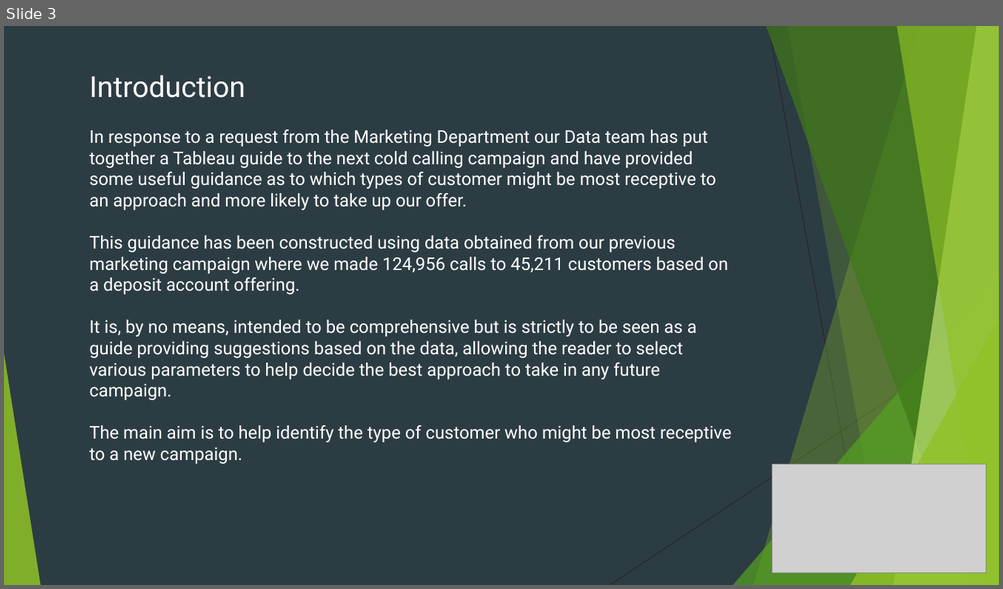
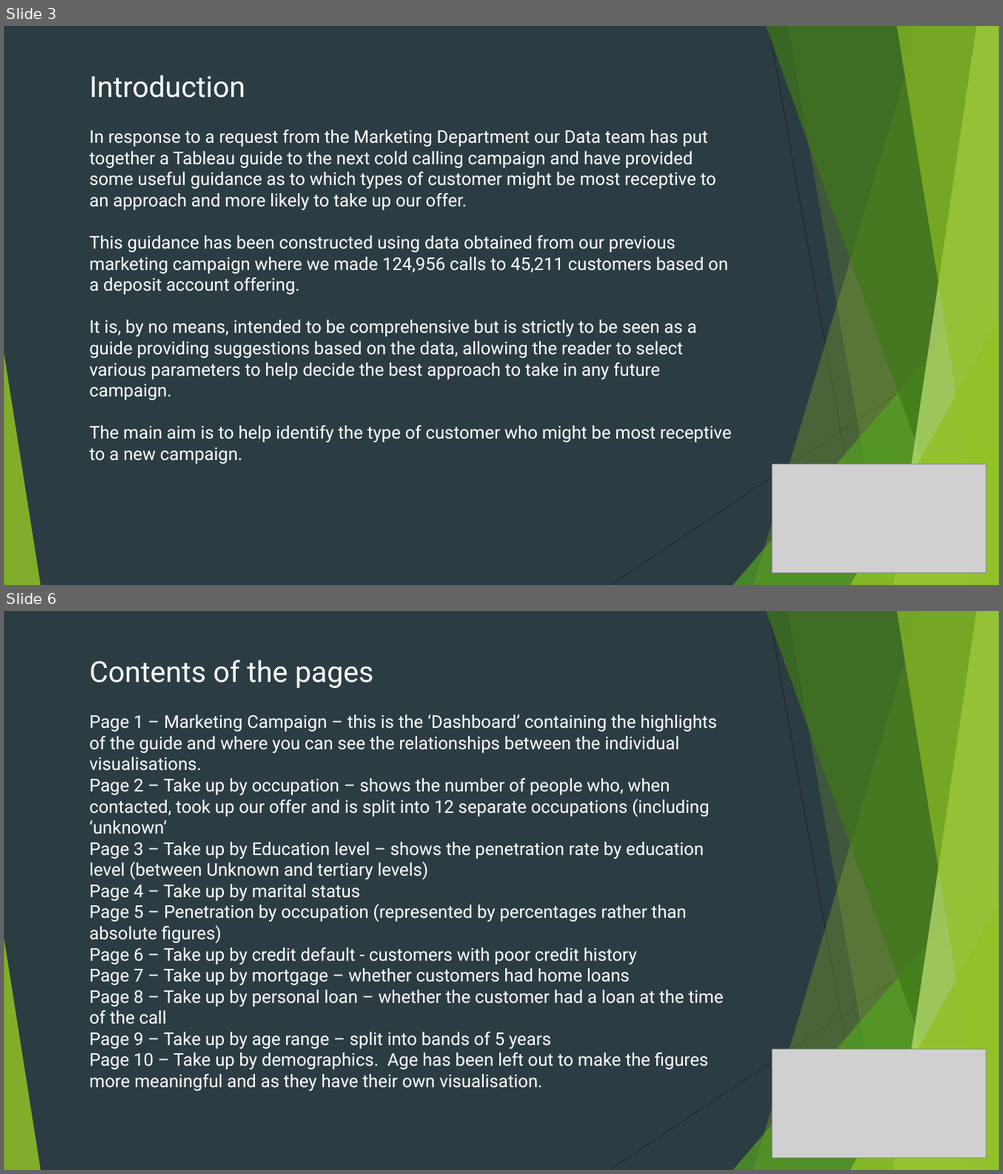
Before and after one commit to AndrewBoyne/my_qa_repo, a slide deck: Sprint 1/Marketing Campaign Guidance.pptx. Shown one above the other, each under a label of ours: slide 3 before the commit, slides 3 and 6 after it; the slides between them are not shown. The pictures are 1003x589 and 1003x1174 pixels, drawn with LibreOffice and Linux fonts; fonts in the diff are those of the drawing; grey boxes stand for pictures. Boxes give left, top, right and bottom in pixels: in the first picture for what was removed or moved away, otherwise in the second. Text is boxed around its words. In the diff, an @@ line names an element or a change of style, - is before the commit and + after.

```diff
--- a/Sprint 1/Marketing Campaign Guidance.pptx
+++ b/Sprint 1/Marketing Campaign Guidance.pptx
@@ slide 6 added at (4,611,999,1170), background #2C3C43; not listed: 10 template elements that a slide beside it also shows @@
@@ text added at (89,660,723,1091), 17 pt, text #FFFFFF @@
+Contents of the pages
+Page 1 – Marketing Campaign – this is the ‘Dashboard’ containing the highlights of the guide and where you can see the relationships between the individual visualisations.
+Page 2 – Take up by occupation – shows the number of people who, when contacted, took up our offer and is split into 12 separate occupations (including ‘unknown’
+Page 3 – Take up by Education level – shows the penetration rate by education level (between Unknown and tertiary levels)
+Page 4 – Take up by marital status
+Page 5 – Penetration by occupation (represented by percentages rather than absolute figures)
+Page 6 – Take up by credit default - customers with poor credit history
+Page 7 – Take up by mortgage – whether customers had home loans
+Page 8 – Take up by personal loan – whether the customer had a loan at the time of the call
+Page 9 – Take up by age range – split into bands of 5 years
+Page 10 – Take up by demographics. Age has been left out to make the figures more meaningful and as they have their own visualisation.
@@ picture added at (772,1050,987,1159) @@
```
Also in this commit, not shown: 1 slide changed, 5 other slides added, 1 slide removed, 4 other files.
